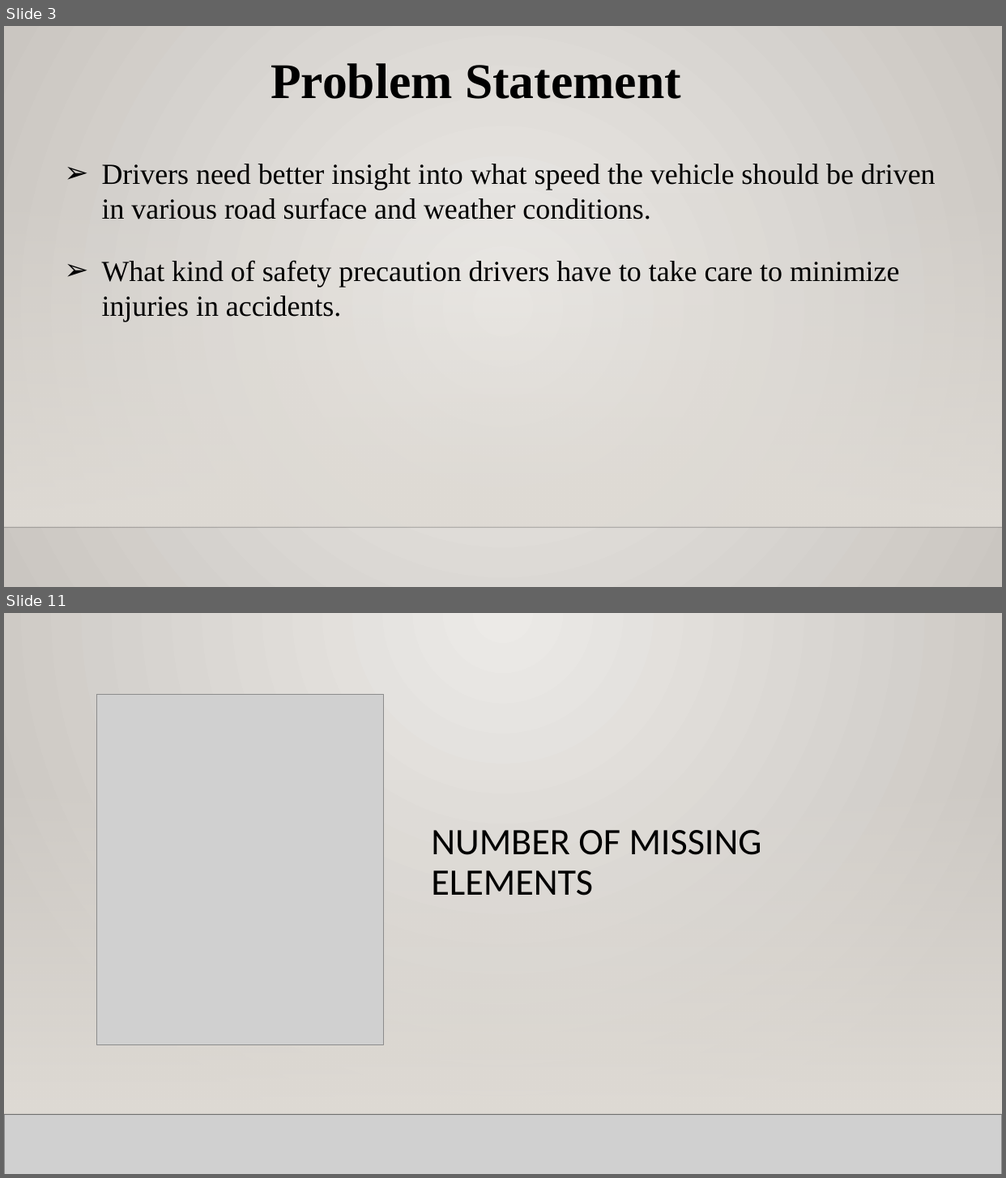
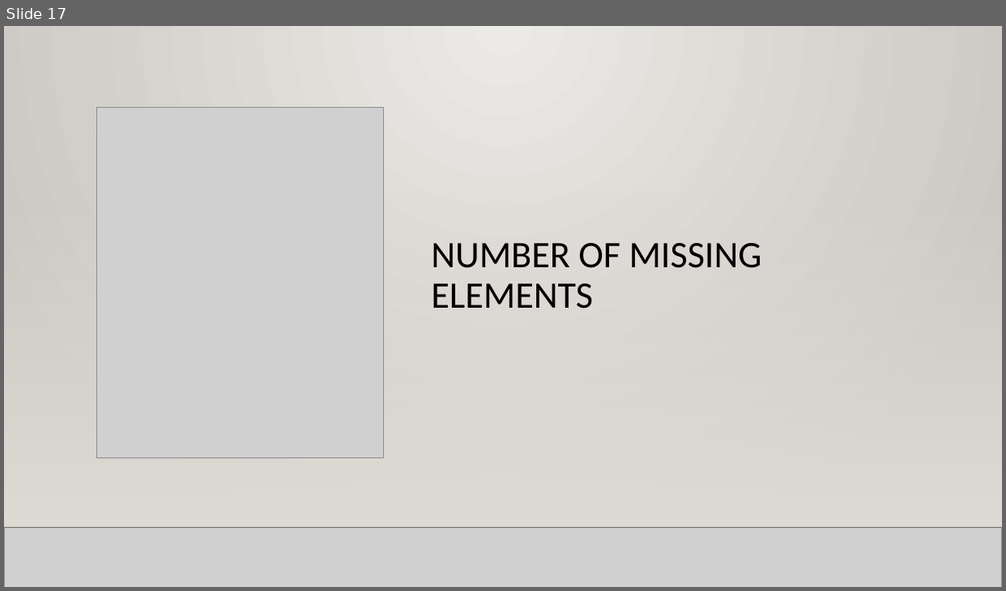
Before and after one commit to rajgabani/DAB-103-006-001, a slide deck: Project.pptx. Shown one above the other, each under a label of ours: slides 3 and 11 before the commit, slide 17 after it; the slides between them are not shown. The pictures are 1006x1178 and 1006x591 pixels, drawn with LibreOffice and Linux fonts; fonts in the diff are those of the drawing; grey boxes stand for pictures; background and template pictures are left out. Boxes give left, top, right and bottom in pixels: in the first picture for what was removed or moved away, otherwise in the second. Text is boxed around its words. In the diff, an @@ line names an element or a change of style, - is before the commit and + after.

```diff
--- a/Project.pptx
+++ b/Project.pptx
@@ slide 3 removed at (4,26,1002,587), background gradient #ECEAE7 to #CAC7C1; not listed: 2 template elements that a slide beside it also shows @@
@@ text removed at (270,63,681,99) @@
-Problem Statement
@@ text removed at (102,164,936,220) @@
-➢ Drivers need better insight into what speed the vehicle should be driven in various road surface and weather conditions.
@@ text removed at (102,260,899,322) @@
-➢ What kind of safety precaution drivers have to take care to minimize injuries in accidents.
@@ what was slide 11 is now slide 17 @@
```
Also in this commit, not shown: 21 slides changed, 29 slides added, 2 other slides removed, 1 other file.
